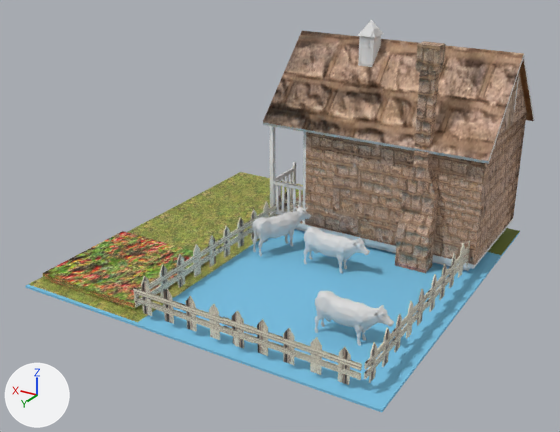
What one commit did to the FBX model March Death/Assets/Models/Buildings/HUMAN/FARM/HUMAN_FARM.fbx.
The view is the same before and after, from a 50 mm camera at (-6.28, 10.85, 6.21) aimed at (0.0, 0.37, 0.97). Lighting does not change. The marker at lower left points along +X, +Y and +Z. Where no turn or scale is listed for an object, it has been applied to the vertices. Vertices at the same position are counted once.

The first picture shows 'COWBODY', 'COWBODY.001', 'COWBODY.002', 'Cottage_House', 'Cube', 'Cubo', 'chimenea', 'vaya.007'.
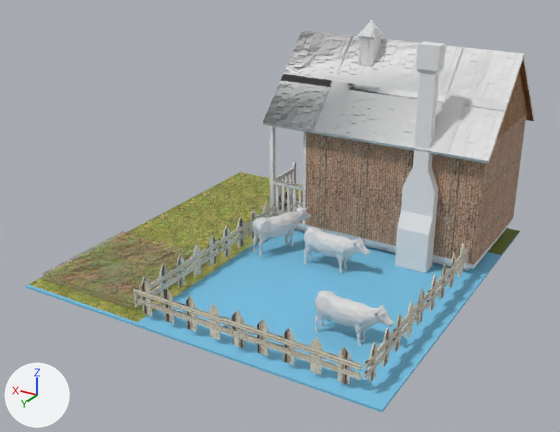
The change, as a list of edits to the scene's bpy script:
```text
Change img_tomates_png:
    img_tomates_png: load_image('tomates.PNG', '../../../human_farm/Textures/tomates.PNG', 213, 315, 'sRGB') -> load_image('tomates.PNG', '../../../human_farm/Textures/tomates.PNG', 213, 315, 'Non-Color')
Change mat_material_006:
    where n3 = _N.new('ShaderNodeTexImage'); n3.name = 'Image Texture.001'
    n3.image: img_tomates_nrm_jpg -> img_tomates_png
    add n5 = _N.new('ShaderNodeTexImage'); n5.name = 'Image Texture.002'
    add n5.image = img_tomates_nrm_jpg
    add n6 = _N.new('ShaderNodeTexImage'); n6.name = 'Image Texture.003'
    add n6.image = img_tomates_png
    where n4 = _N.new('ShaderNodeNormalMap'); n4.name = 'Normal Map'
    remove _L.new(n3.outputs[0], n4.inputs[1])  # 'Color' to 'Color'
    where n0 = _N.new('ShaderNodeBsdfPrincipled'); n0.name = 'Principled BSDF'
    add _L.new(n3.outputs[0], n0.inputs[18])  # 'Color' to 'Transmission Weight'
    add _L.new(n5.outputs[0], n4.inputs[1])  # 'Color' to 'Color'
    add _L.new(n6.outputs[0], n0.inputs[4])  # 'Color' to 'Alpha'
Add mat_material_002:
    mat_material_002 = principled_material('Material.002')
    mat_material_002.base_color = (0.8, 0.8, 0.8)  # white #e7e7e7
    mat_material_002.roughness = 0.69
Change me_cube_008:
    where me_cube_008.from_pydata(...)  # 44 vertices, 42 faces; spans x -0.34..0.23, y -0.28..0.06, z -0.26..3.59
    remove me_cube_008.materials.append(mat_ladrillos)
    add me_cube_008.materials.append(mat_material_002)  # white #e7e7e7
Change me_mesh:
    used by ob_cottage_house; location = (-1.4, -2.14, 0.24); rotation_euler = (-1.571, 0.0, -1.571), in degrees (-90, 0, -90); scale = (-0.0428, -0.0662, -0.0358)
    remove me_mesh.from_pydata(...)  # 926 vertices, 852 faces; spans x -32.4..33.3, y -2.5..56.8, z -68.1..48.8
    add me_mesh.from_pydata(...)  # 885 vertices, 806 faces; spans x -32.4..33.3, y -2.5..56.8, z -68.1..48.8
    me_mesh part 1
    47 vertices are removed from x -27.6..28.2, y 5.8..50.1, z -45.7..45.8
    73 faces are deleted
    1 vertex moves from x 0.0, y 50.1, z 45.8 to x 0.0, y 50.1, z 46.1
    6 new vertices lie (0.0, 0.0, 91.8) away from vertices in x -27.6..28.2, y 31.8..45.8, z -45.7
    16 new faces join them, mat_tejado (its picture is missing)
    10 new faces join them, mat_ladrillos
    1 new face joins them, mat_material_004 (picture img_madera1_jpg)
    me_mesh part 2: 4 faces spanning x 0.0..33.3, y 5.8..51.3, z -67.8..48.8 switch from mat_ladrillos to mat_tejado (its picture is missing)
```

Pixel boxes (x1, y1, x2, y2) of what changed, in the pictures (560 x 432 px):
'chimenea', recoloured (brown to grey)
    both: (395, 41, 446, 273)
'Cubo', surface changed
    both: (43, 231, 209, 310)
part 1 of me_mesh, cut back
    before: (305, 72, 527, 265)
    after: (305, 70, 527, 264)
part 2 of me_mesh, recoloured (beige to white)
    both: (263, 31, 524, 161)
